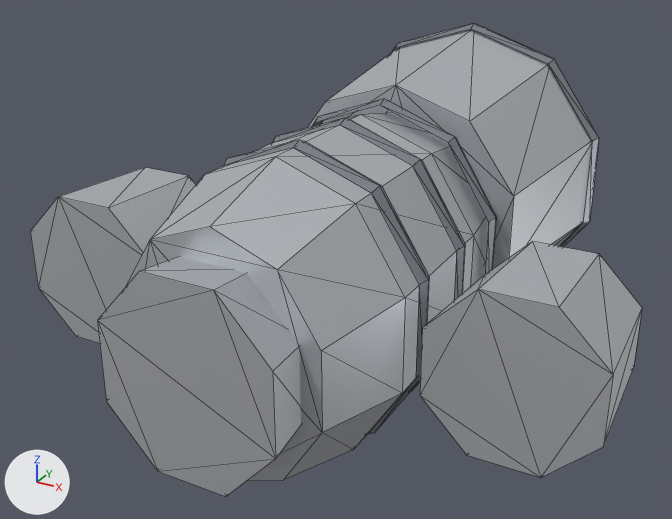
Before and after pictures for a commit that changed the glTF model client/public/models/armour/armor_chain.glb.
Rendered twice from a camera (50 mm lens) standing at (0.63, -2.893, 0.624) and looking at (-0.03, -1.694, 0.025). The lights are fixed; the arrows at lower left show +X, +Y and +Z. The picture after the commit comes second. Mesh edges are drawn as thin lines. Vertices at exactly the same position are counted once.

In view in the first picture: 'Abdomen', 'Torso', 'UpperArmL', 'UpperArmR'.
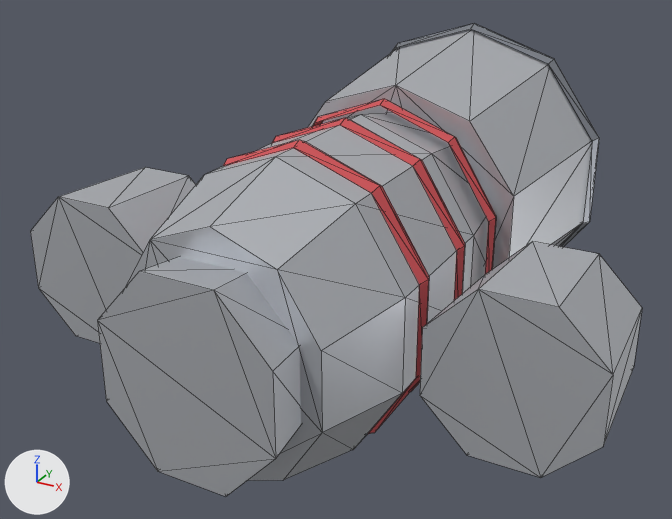
What the commit changed:
Material 'Red' (mat_red) is new.
Its base color is (0.62, 0.08, 0.09) (red #ce5055).
Its roughness is 0.8.
me_torso_003 has 146 vertices, 224 faces and spans x -0.196..0.196, y -2.13..-1.5, z -0.207..0.267.
me_torso_003 is used by ob_torso; location (0.0, 0.0, 0.0).
me_torso_003 part 1: all 120 faces that had it switch from mat_darksteel (grey #90959e) to mat_red (red #ce5055).

Location of each change, (x1, y1, x2, y2) in pixels of the pictures (672 x 519 px):
part 1 of me_torso_003, recoloured: (223, 99, 496, 434) in both
